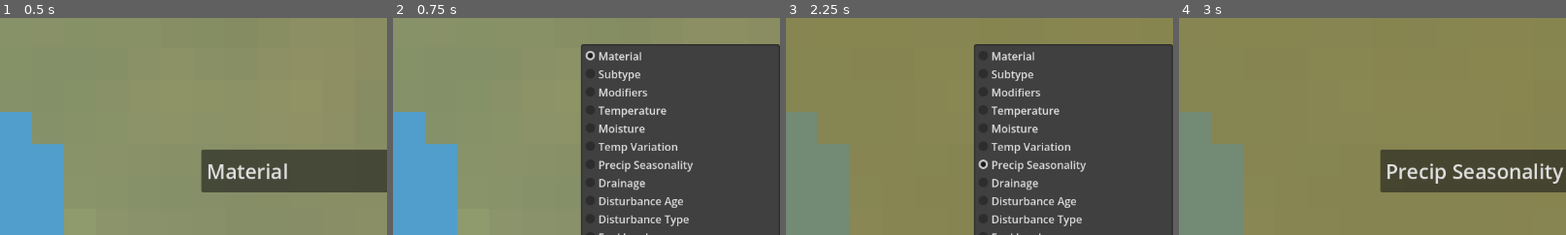
Above: before the commit, frames 1-4 (left to right).
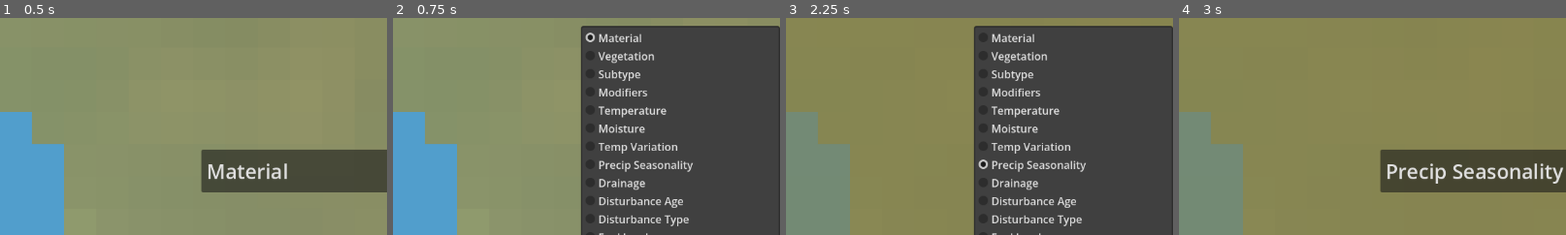
Above: after the commit, the same moments.

Repository: joahreason/explore
Game: Godot game, scene res://world.tscn
Two runs of this game, one before a commit and one after it. Both use one fixed random seed, a clock stepped at 60 frames per second and the inputs below.
Inputs:
- Up to frame 1 (0.5 s): no input
- Up to frame 2 (0.75 s): click "Material" at 0.5 s
- Up to frame 3 (2.25 s): click "Material" at 1.25 s; click "Precip Seasonality" at 2 s
- Up to frame 4 (3 s): click "Precip Seasonality" at 2.75 s
The pictures show only the part of the screen within x 50-100%, y 14-63%; the shares and areas given below are measured in that part.

Frame 1 is identical in both runs. In frame 2, 4.8% of the frame differs, in the area x 48-100%, y 3-21%; in frame 3, 4.7%; in frame 4, nothing differs.

Commit message:
Add palm (tropical canopy tree) and a Vegetation view
palm.tres joins oak and pine in the canopy-tree guild: hot and wet,
takes Rainforest (4.8 palms vs 0.9 oaks per 100 tiles), thinned on
Beach/Swamp/Wetland/Savanna by biome weights. New Vegetation view: the
Material image plus canopy trees drawn as triangles in species colors
(oak green, pine blue, palm orange). Scene test covers the new view; its
OUT_PNG render now shows it.

Co-Authored-By: Claude Opus 5.5 <noreply@anthropic.com>
Claude-Session: https://claude.ai/code/session_017fxzzhEij65GGg284yEvxw

Diff:
--- a/resources/canopy_trees.tres
+++ b/resources/canopy_trees.tres
@@ -4,6 +4,7 @@
 [ext_resource type="Script" path="res://scripts/resource_definition.gd" id="4_def"]
 [ext_resource type="Resource" path="res://resources/oak.tres" id="2_oak"]
 [ext_resource type="Resource" path="res://resources/pine.tres" id="3_pine"]
+[ext_resource type="Resource" path="res://resources/palm.tres" id="5_palm"]
 
 [sub_resource type="Curve" id="Curve_cover"]
 _data = [Vector2(0, 0), 0.0, 0.0, 0, 0, Vector2(0.1, 0.15), 0.0, 0.0, 0, 0, Vector2(0.2, 0.4), 0.0, 0.0, 0, 0, Vector2(0.3, 0.8), 0.0, 0.0, 0, 0, Vector2(0.4, 1), 0.0, 0.0, 0, 0, Vector2(1, 1), 0.0, 0.0, 0, 0]
@@ -12,7 +13,7 @@
 [resource]
 script = ExtResource("1_guild")
 id = "canopy_trees"
-members = Array[ExtResource("4_def")]([ExtResource("2_oak"), ExtResource("3_pine")])
+members = Array[ExtResource("4_def")]([ExtResource("2_oak"), ExtResource("3_pine"), ExtResource("5_palm")])
 cover_curve = SubResource("Curve_cover")
 species_sharpness = 4.0
 cluster_scale = 48.0
--- /dev/null
+++ b/resources/palm.tres
@@ -0,0 +1,58 @@
+[gd_resource type="Resource" script_class="ResourceDefinition" format=3]
+
+[ext_resource type="Script" path="res://scripts/resource_definition.gd" id="1_palm"]
+
+[sub_resource type="Curve" id="Curve_palmtemp"]
+_limits = [0.0, 1.0, -1.0, 1.0]
+_data = [Vector2(-1, 0), 0.0, 0.0, 0, 0, Vector2(0, 0), 0.0, 0.0, 0, 0, Vector2(0.12, 0.5), 0.0, 0.0, 0, 0, Vector2(0.25, 1), 0.0, 0.0, 0, 0, Vector2(1, 1), 0.0, 0.0, 0, 0]
+point_count = 5
+
+[sub_resource type="Curve" id="Curve_palmelev"]
+_limits = [0.0, 1.0, -1.0, 1.0]
+_data = [Vector2(-1, 0), 0.0, 0.0, 0, 0, Vector2(-0.1, 0), 0.0, 0.0, 0, 0, Vector2(-0.05, 0.8), 0.0, 0.0, 0, 0, Vector2(0, 1), 0.0, 0.0, 0, 0, Vector2(0.3, 1), 0.0, 0.0, 0, 0, Vector2(0.45, 0), 0.0, 0.0, 0, 0, Vector2(1, 0), 0.0, 0.0, 0, 0]
+point_count = 7
+
+[sub_resource type="Curve" id="Curve_palmmois"]
+_data = [Vector2(0, 0), 0.0, 0.0, 0, 0, Vector2(0.3, 0), 0.0, 0.0, 0, 0, Vector2(0.4, 0.5), 0.0, 0.0, 0, 0, Vector2(0.5, 1), 0.0, 0.0, 0, 0, Vector2(1, 1), 0.0, 0.0, 0, 0]
+point_count = 5
+
+[sub_resource type="Curve" id="Curve_palmfert"]
+_data = [Vector2(0, 0.3), 0.0, 0.0, 0, 0, Vector2(0.5, 0.7), 0.0, 0.0, 0, 0, Vector2(1, 1), 0.0, 0.0, 0, 0]
+point_count = 3
+
+[sub_resource type="Curve" id="Curve_palmero"]
+_data = [Vector2(0, 1), 0.0, 0.0, 0, 0, Vector2(0.12, 1), 0.0, 0.0, 0, 0, Vector2(0.22, 0.35), 0.0, 0.0, 0, 0, Vector2(0.32, 0), 0.0, 0.0, 0, 0]
+point_count = 4
+
+[resource]
+script = ExtResource("1_palm")
+id = "palm"
+category = "vegetation"
+temperature_curve = SubResource("Curve_palmtemp")
+moisture_curve = SubResource("Curve_palmmois")
+fertility_curve = SubResource("Curve_palmfert")
+elevation_curve = SubResource("Curve_palmelev")
+erosion_curve = SubResource("Curve_palmero")
+required_curves = PackedStringArray("temperature_curve", "elevation_curve", "moisture_curve", "erosion_curve")
+biome_weights = {
+"Beach": 0.3,
+"Desert": 0.1,
+"Rainforest": 1.0,
+"Savanna": 0.4,
+"Swamp": 0.3,
+"Wetland": 0.4
+}
+water_body_weights = {
+"lake": 0.0,
+"none": 1.0,
+"ocean": 0.0,
+"river": 0.0,
+"sea": 0.0,
+"swamp": 0.3
+}
+river_affinity = 0.1
+cluster_scale = 48.0
+cluster_strength = 0.85
+minimum_spacing = 2.0
+placement_type = "scatter"
+debug_color = Color(1, 0.6, 0.15, 1)
--- a/scripts/chunk_manager.gd
+++ b/scripts/chunk_manager.gd
@@ -68,6 +68,7 @@
 	RESOURCE_PLACEMENT_OAK,
 	TREE_COVER,
 	TREE_PLACEMENT,
+	VEGETATION,
 }
 
 ## Assign a saved WorldGen.tres preset here to tune generation in the
@@ -456,7 +457,7 @@
 	match _view_mode:
 		ViewMode.RESOURCE_PLACEMENT_OAK:
 			return OAK_RESOURCE
-		ViewMode.TREE_PLACEMENT:
+		ViewMode.TREE_PLACEMENT, ViewMode.VEGETATION:
 			return CANOPY_TREES
 		_:
 			return null
@@ -502,7 +503,7 @@
 		instances = ResourcePlacementScript.place_in_rect(definition, world_seed, rect, density_fn)
 		colors[definition.id] = definition.debug_color
 	var markers := ResourceMarkerChunkScript.new()
-	markers.setup(instances, base, TILE_SIZE, source.minimum_spacing, colors)
+	markers.setup(instances, base, TILE_SIZE, source.minimum_spacing, colors, _view_mode == ViewMode.VEGETATION)
 	markers.position = Vector2(base.x * TILE_SIZE, base.y * TILE_SIZE)
 	resources_root.add_child(markers)
 	_loaded_placements[chunk_coord] = markers
--- a/scripts/resource_marker_chunk.gd
+++ b/scripts/resource_marker_chunk.gd
@@ -14,12 +14,15 @@
 var _positions: PackedVector2Array = PackedVector2Array()
 var _fills: PackedColorArray = PackedColorArray()
 var _radius: float = 3.0
+var _triangles: bool = false
 
 
 ## instances: ResourcePlacement's Dictionaries. origin_tile: this chunk's
 ## top-left tile, so positions can be drawn chunk-local. colors: instance
-## "id" -> fill Color (ResourceDefinition.debug_color).
-func setup(instances: Array, origin_tile: Vector2i, tile_size: int, footprint_tiles: float, colors: Dictionary = {}) -> void:
+## "id" -> fill Color (ResourceDefinition.debug_color). triangles: draw
+## upward triangles (tree-like, for the Vegetation view) instead of circles.
+func setup(instances: Array, origin_tile: Vector2i, tile_size: int, footprint_tiles: float, colors: Dictionary = {}, triangles: bool = false) -> void:
+	_triangles = triangles
 	_positions.clear()
 	_fills.clear()
 	for inst in instances:
@@ -32,5 +35,14 @@
 
 func _draw() -> void:
 	for i in _positions.size():
-		draw_circle(_positions[i], _radius + 1.0, OUTLINE)
-		draw_circle(_positions[i], _radius, _fills[i])
+		if _triangles:
+			draw_colored_polygon(_triangle(_positions[i], _radius + 1.5), OUTLINE)
+			draw_colored_polygon(_triangle(_positions[i], _radius), _fills[i])
+		else:
+			draw_circle(_positions[i], _radius + 1.0, OUTLINE)
+			draw_circle(_positions[i], _radius, _fills[i])
+
+
+## Upward-pointing triangle centered on p, fitting a circle of radius r.
+static func _triangle(p: Vector2, r: float) -> PackedVector2Array:
+	return PackedVector2Array([p + Vector2(0, -r), p + Vector2(r * 0.87, r * 0.5), p + Vector2(-r * 0.87, r * 0.5)])
--- a/scripts/view_mode_dropdown.gd
+++ b/scripts/view_mode_dropdown.gd
@@ -11,6 +11,7 @@
 ## info without needing a dedicated full-map overlay view.
 const ITEMS := [
 	{"label": "Material", "mode": ChunkManagerScript.ViewMode.MATERIAL},
+	{"label": "Vegetation", "mode": ChunkManagerScript.ViewMode.VEGETATION},
 	{"label": "Subtype", "mode": ChunkManagerScript.ViewMode.SUBTYPE},
 	{"label": "Modifiers", "mode": ChunkManagerScript.ViewMode.MODIFIERS},
 	{"label": "Temperature", "mode": ChunkManagerScript.ViewMode.TEMPERATURE},
--- a/tests/test_world_scene.gd
+++ b/tests/test_world_scene.gd
@@ -73,7 +73,27 @@
 			fills[c] = fills.get(c, 0) + 1
 	var oak_c: Color = world.OAK_RESOURCE.debug_color
 	var pine_c: Color = load("res://resources/pine.tres").debug_color
-	check(fills.get(oak_c, 0) > 0 and fills.get(pine_c, 0) > 0 and fills.size() == 2, "tree view: oak (%d) and pine (%d) markers, species colors only" % [fills.get(oak_c, 0), fills.get(pine_c, 0)])
+	var member_colors := {}
+	for member in world.CANOPY_TREES.members:
+		member_colors[member.debug_color] = true
+	var only_members := true
+	for c in fills:
+		only_members = only_members and member_colors.has(c)
+	check(fills.get(oak_c, 0) > 0 and fills.get(pine_c, 0) > 0 and only_members, "tree view: oak (%d) and pine (%d) markers, species colors only (%d colors)" % [fills.get(oak_c, 0), fills.get(pine_c, 0), fills.size()])
+
+	# Vegetation view: Material base image, same trees drawn as triangles.
+	var tree_count := 0
+	for m in world._loaded_placements.values():
+		tree_count += m._positions.size()
+	world.set_view_mode(CM.ViewMode.VEGETATION)
+	var veg_count := 0
+	var all_triangles := true
+	for m in world._loaded_placements.values():
+		veg_count += m._positions.size()
+		all_triangles = all_triangles and m._triangles
+	check(veg_count == tree_count and veg_count > 0 and all_triangles, "vegetation view: same %d trees as Tree Placement, drawn as triangles" % veg_count)
+	var probe: Dictionary = world._world_gen.sample(3, 5)
+	check(world._color_for(probe, 3, 5) == DebugColorizer.color_for(probe), "vegetation view: base image is the Material color")
 
 	var out := OS.get_environment("OUT_PNG")
 	if out != "":
@@ -83,9 +103,10 @@
 	quit(1 if _fails > 0 else 0)
 
 
-## Real _color_for() in the Tree Placement view + instances, chunk grid drawn.
+## Real _color_for() in the Vegetation view (Material) + species-colored
+## tree triangles, chunk grid drawn.
 func _render_png(world: Node2D, CM, out: String) -> void:
-	world.set_view_mode(CM.ViewMode.TREE_PLACEMENT)
+	world.set_view_mode(CM.ViewMode.VEGETATION)
 	var guild: ResourceGuild = world.CANOPY_TREES
 	var colors := {}
 	for member in guild.members:
@@ -109,14 +130,11 @@
 	for cy in range(floori(origin.y / 16.0), ceili((origin.y + tiles) / 16.0)):
 		for cx in range(floori(origin.x / 16.0), ceili((origin.x + tiles) / 16.0)):
 			instances.append_array(ResourcePlacement.place_guild_in_rect(guild, 4242, Rect2i(cx * 16, cy * 16, 16, 16), density_fn, shares_fn))
+	var outline := Color(0.02, 0.06, 0.02)
 	for inst in instances:
 		var p: Vector2 = ((inst["position"] as Vector2) - Vector2(origin)) * px
-		for dy in range(-3, 4):
-			for dx in range(-3, 4):
-				if dx * dx + dy * dy <= 9:
-					var q := Vector2i(p) + Vector2i(dx, dy)
-					if q.x >= 0 and q.y >= 0 and q.x < img.get_width() and q.y < img.get_height():
-						img.set_pixelv(q, Color(0.02, 0.06, 0.02) if dx * dx + dy * dy > 4 else colors[inst["id"]])
+		_fill_triangle(img, p, 5.0, outline)
+		_fill_triangle(img, p, 3.5, colors[inst["id"]])
 	# Chunk grid lines to eyeball seams.
 	for i in range(0, tiles + 1, 16):
 		for j in tiles * px:
@@ -125,3 +143,12 @@
 			img.set_pixel(j, k, Color(1, 1, 1, 1).darkened(0.6))
 	img.save_png(out)
 	print("INFO rendered %d instances to %s" % [instances.size(), out])
+
+
+## Same upward triangle as resource_marker_chunk.gd, rasterized.
+func _fill_triangle(img: Image, p: Vector2, r: float, c: Color) -> void:
+	var tri := PackedVector2Array([p + Vector2(0, -r), p + Vector2(r * 0.87, r * 0.5), p + Vector2(-r * 0.87, r * 0.5)])
+	for y in range(floori(p.y - r), ceili(p.y + r) + 1):
+		for x in range(floori(p.x - r), ceili(p.x + r) + 1):
+			if x >= 0 and y >= 0 and x < img.get_width() and y < img.get_height() and Geometry2D.is_point_in_polygon(Vector2(x, y), tri):
+				img.set_pixel(x, y, c)
Not shown, changed: PROJECT_STATE.md
